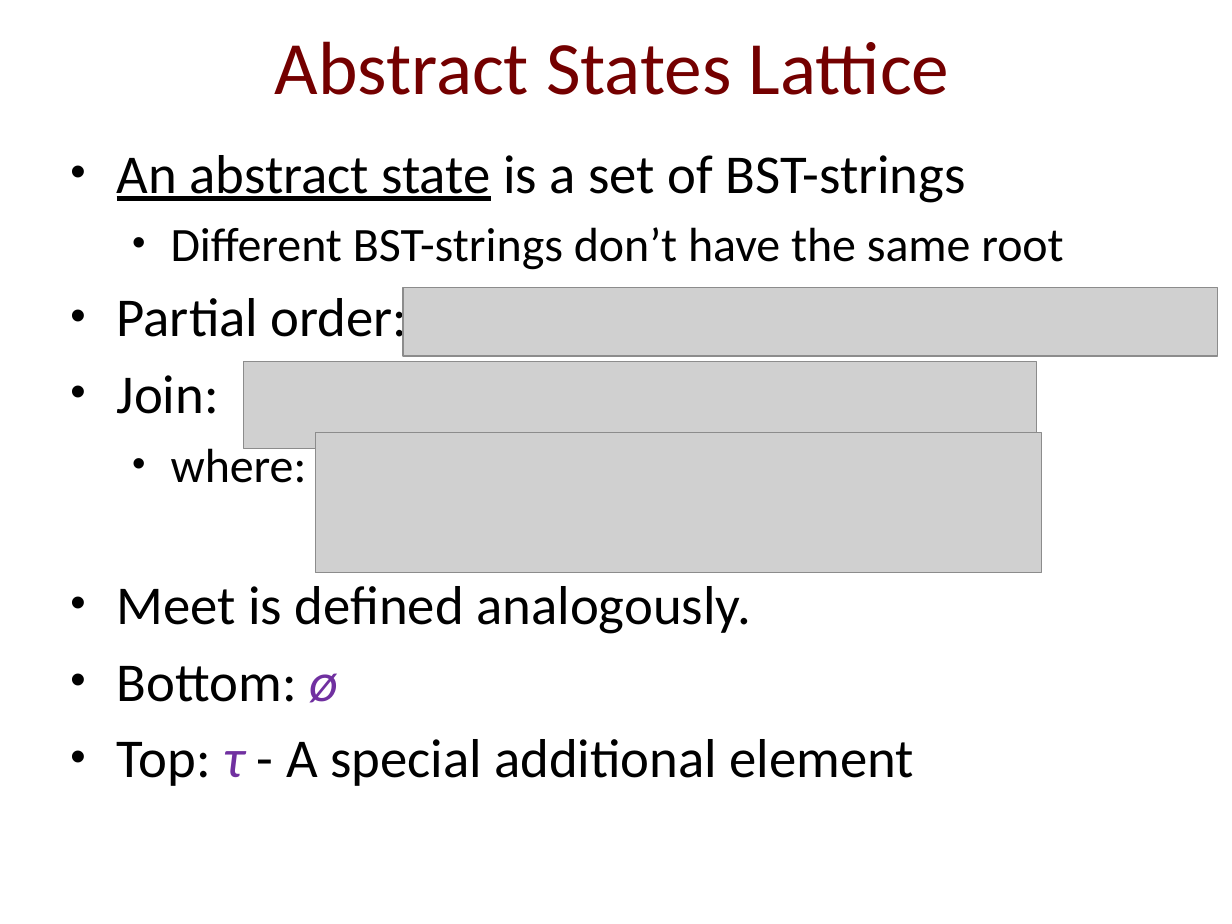
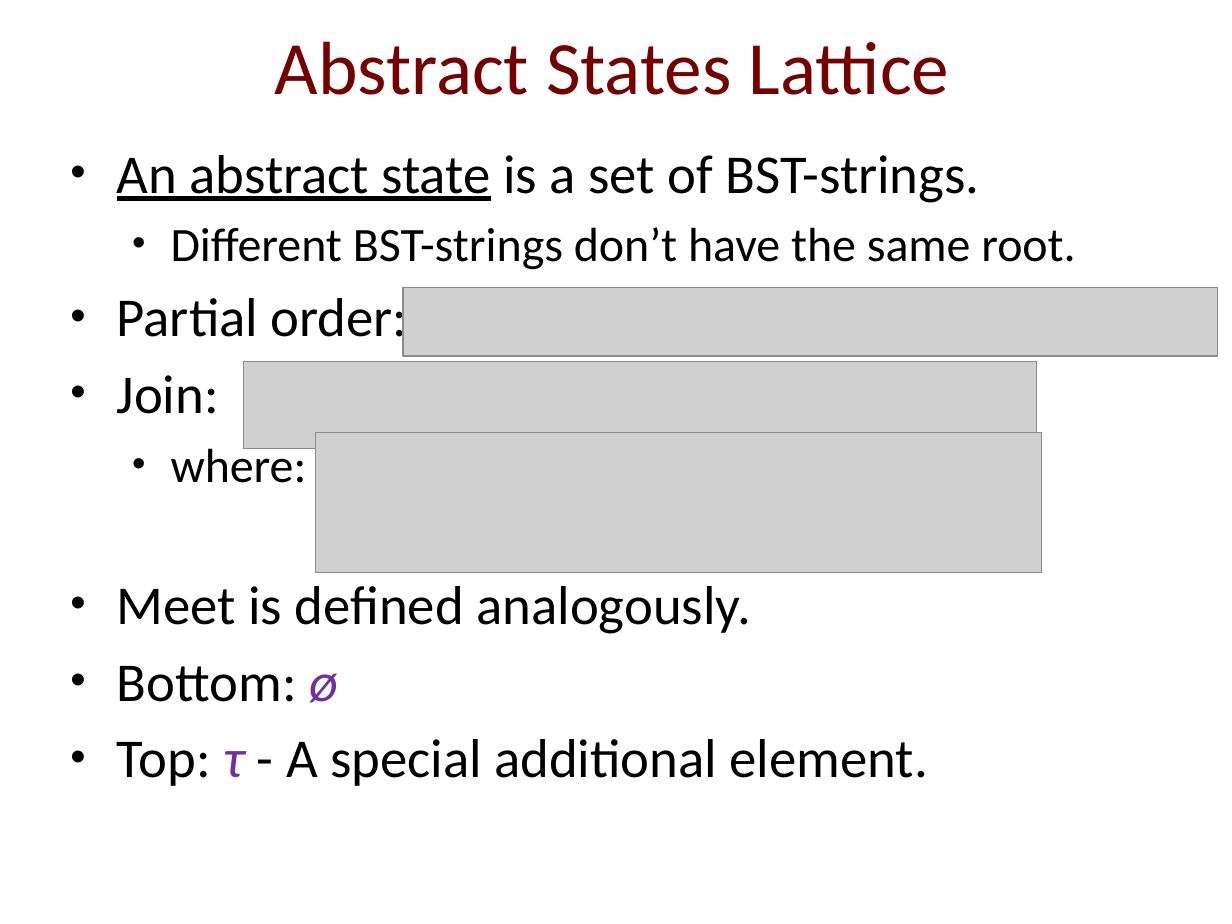
Before and after one commit to IdoBegun/PAAV_Project, a slide deck: slide 11 of Project Presentation.pptx. Drawn at 1232x924 pixels with LibreOffice and Linux fonts; fonts in the diff are those of the drawing; grey boxes stand for pictures; background and template pictures are left out. Boxes give left, top, right and bottom in pixels: in the first picture for what was removed or moved away, otherwise in the second. Text is boxed around its words. In the diff, an @@ line names an element or a change of style, - is before the commit and + after.

```diff
--- a/Project Presentation.pptx
+++ b/Project Presentation.pptx
@@ text at bbox=[117, 155, 1075, 270]: text changed @@
-• An abstract state is a set of BST-strings
-  • Different BST-strings don’t have the same root
+• An abstract state is a set of BST-strings.
+  • Different BST-strings don’t have the same root.
@@ text at bbox=[117, 739, 928, 786]: text changed @@
-• Top: τ - A special additional element
+• Top: τ - A special additional element.
```
Also in this commit, not shown: 11 other slides changed, 1 slide added.
